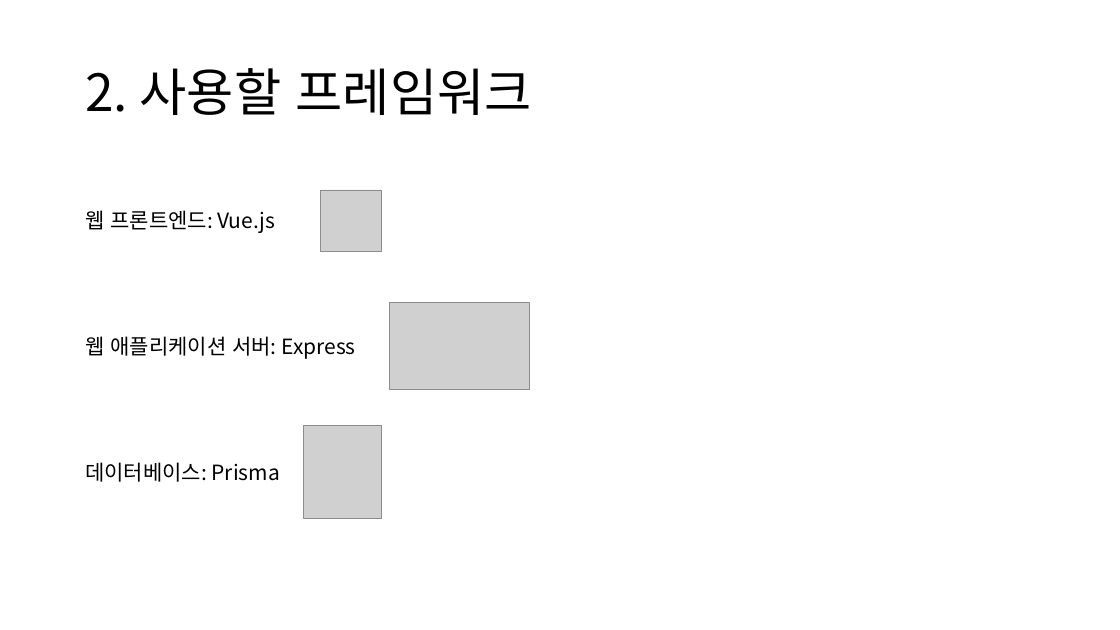
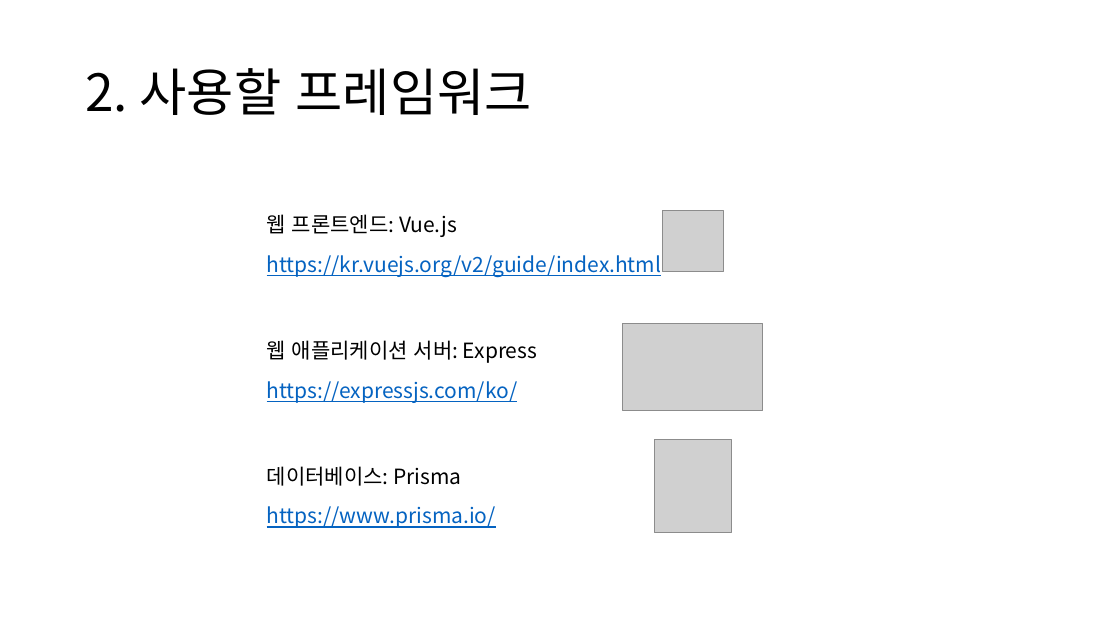
Before and after one commit to leegeunhyeok/noty, a slide deck: slide 3 of docs/4. 개발 환경 구성/개발환경구성.pptx. Drawn at 1120x630 pixels with LibreOffice and Linux fonts; fonts in the diff are those of the drawing; grey boxes stand for pictures. Boxes give left, top, right and bottom in pixels: in the first picture for what was removed or moved away, otherwise in the second. Text is boxed around its words. In the diff, an @@ line names an element or a change of style, - is before the commit and + after.

```diff
--- a/docs/4. 개발 환경 구성/개발환경구성.pptx
+++ b/docs/4. 개발 환경 구성/개발환경구성.pptx
@@ picture: place and size @@
-picture at bbox=[320, 190, 381, 251]
+picture at bbox=[663, 211, 724, 272]
@@ text added at bbox=[267, 255, 662, 277], 18 pt, text #0563C1, underline @@
+https://kr.vuejs.org/v2/guide/index.html
@@ picture: place and size @@
-picture at bbox=[390, 302, 530, 390]
+picture at bbox=[623, 323, 764, 411]
@@ 3 texts: place and size @@
-3 texts at bbox=[85, 210, 355, 482]
+3 texts at bbox=[267, 214, 537, 486]
@@ text added at bbox=[267, 381, 518, 403], 18 pt, text #0563C1, underline @@
+https://expressjs.com/ko/
@@ picture: place and size @@
-picture at bbox=[304, 425, 381, 518]
+picture at bbox=[655, 439, 732, 533]
@@ text added at bbox=[267, 506, 496, 528], 18 pt, text #0563C1, underline @@
+https://www.prisma.io/
```
Also in this commit, not shown: 2 other slides changed.
